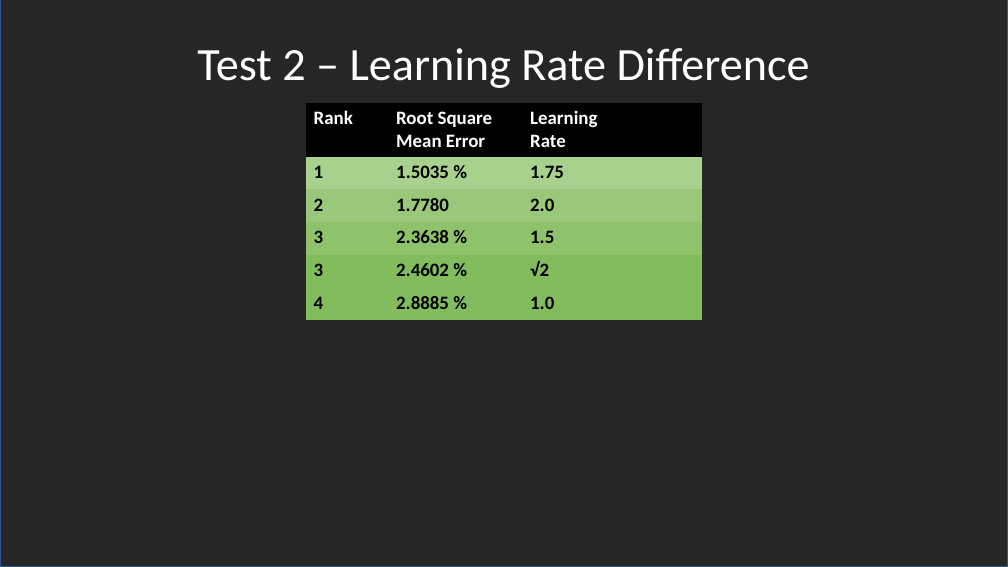
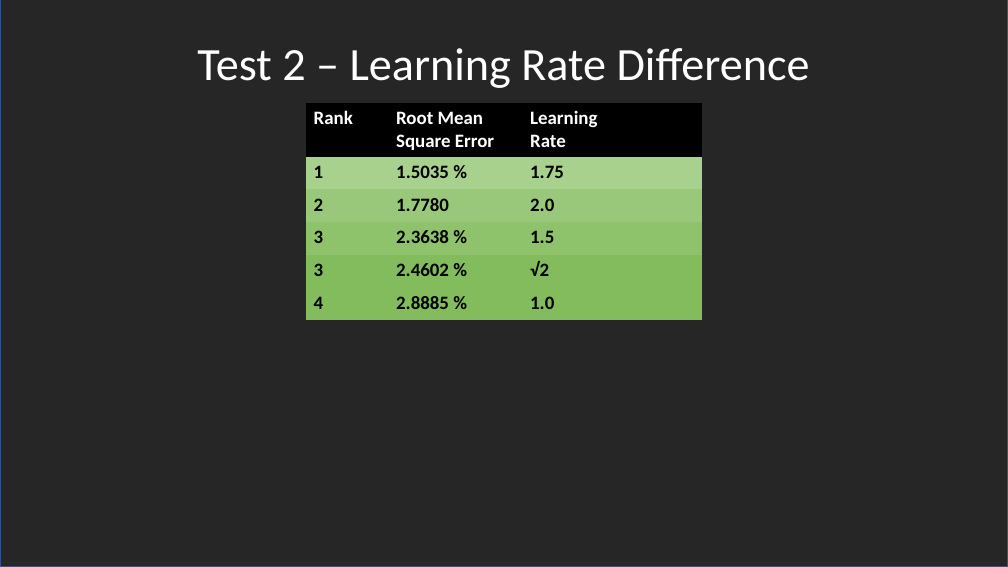
Before and after one commit to humanova/simple-neural-net, a slide deck: slide 2 of statistics/XOR benchmark/Benchmark Results.pptx. Drawn at 1008x567 pixels with LibreOffice and Linux fonts; fonts in the diff are those of the drawing. Boxes give left, top, right and bottom in pixels: in the first picture for what was removed or moved away, otherwise in the second. Text is boxed around its words. In the diff, an @@ line names an element or a change of style, - is before the commit and + after.

Commit message:
"root square mean error" typo fixed

```diff
--- a/statistics/XOR benchmark/Benchmark Results.pptx
+++ b/statistics/XOR benchmark/Benchmark Results.pptx
@@ table at [306,103,702,319] @@
-row 1, column 2: Root Square Mean Error
+row 1, column 2: Root Mean Square Error
```
Also in this commit, not shown: 1 other slide changed, 3 other files.
